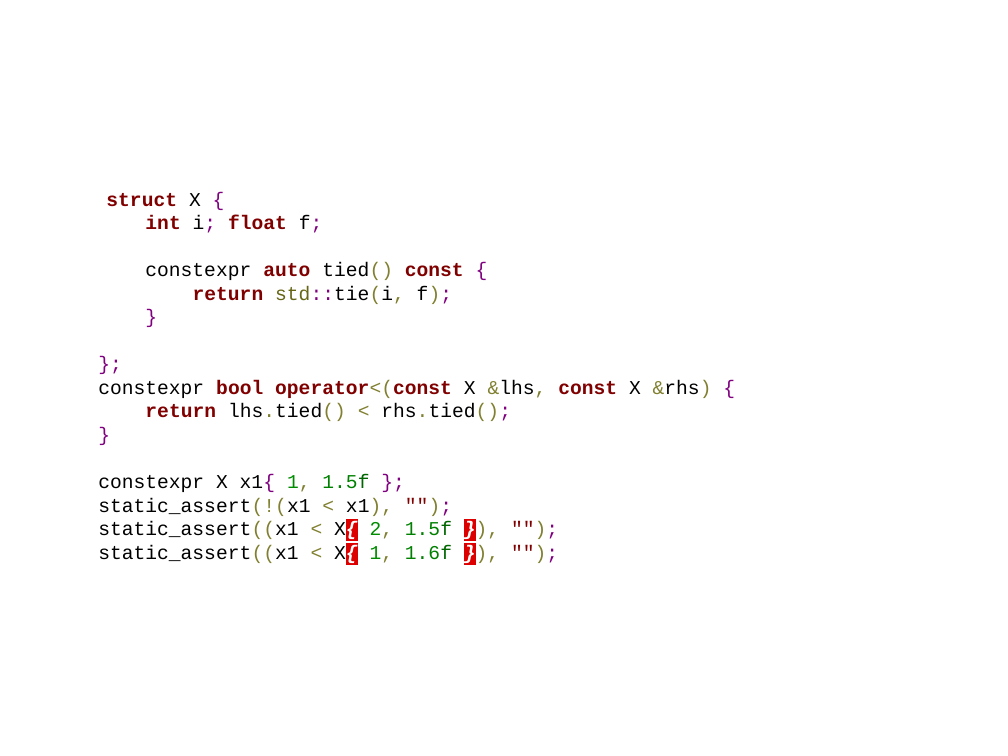
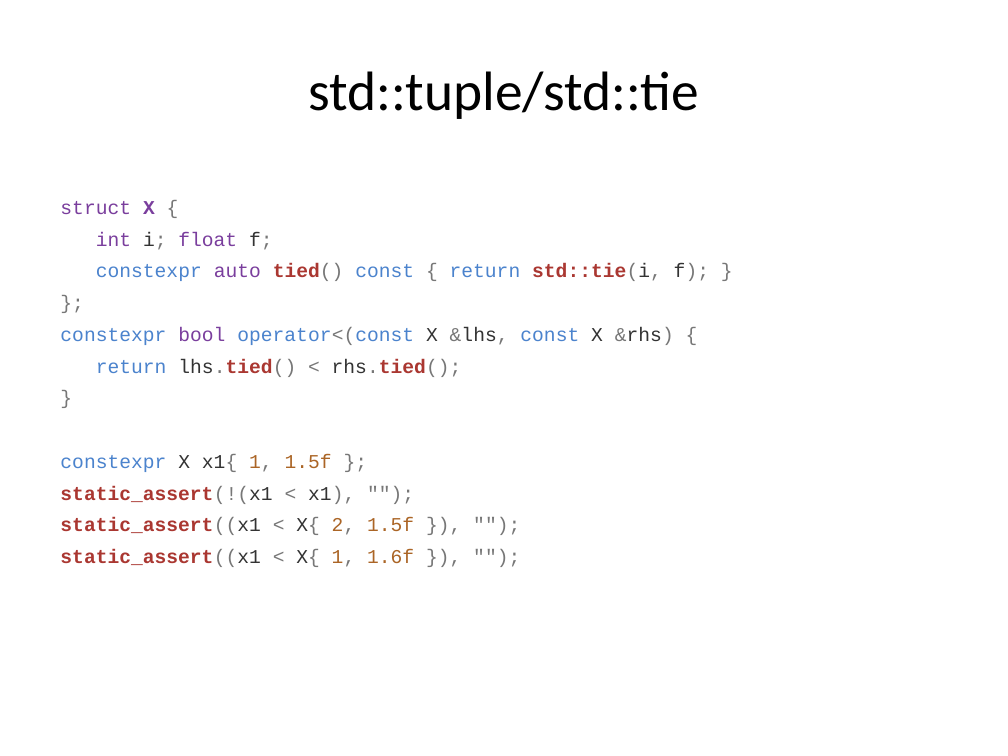
Before and after one commit to xtofl/cpp11training, a slide deck: slide 64 of slides/1.coreextensions-c11-121213071023-phpapp02-reordered.pptx (slide 53 before the commit). Drawn at 1008x756 pixels with LibreOffice and Linux fonts; fonts in the diff are those of the drawing. Boxes give left, top, right and bottom in pixels: in the first picture for what was removed or moved away, otherwise in the second. Text is boxed around its words. In the diff, an @@ line names an element or a change of style, - is before the commit and + after.

```diff
--- a/slides/1.coreextensions-c11-121213071023-phpapp02-reordered.pptx
+++ b/slides/1.coreextensions-c11-121213071023-phpapp02-reordered.pptx
@@ text added at [308, 71, 699, 119], 39.6 pt, text #000000 @@
+std::tuple/std::tie
@@ text at [60, 201, 709, 567]: text changed; text colour #000000 to #777777 @@
-struct X {
-int i; float f;
-constexpr auto tied() const {
-return std::tie(i, f);
-}
-};
-constexpr bool operator<(const X &lhs, const X &rhs) {
-return lhs.tied() < rhs.tied();
-}
-constexpr X x1{ 1, 1.5f };
-static_assert(!(x1 < x1), "");
-static_assert((x1 < X{ 2, 1.5f }), "");
-static_assert((x1 < X{ 1, 1.6f }), "");
+struct X {
+int i; float f;
+constexpr auto tied() const { return std::tie(i, f); }
+};
+constexpr bool operator<(const X &lhs, const X &rhs) {
+return lhs.tied() < rhs.tied();
+}
+constexpr X x1{ 1, 1.5f };
+static_assert(!(x1 < x1), "");
+static_assert((x1 < X{ 2, 1.5f }), "");
+static_assert((x1 < X{ 1, 1.6f }), "");
```
Also in this commit, not shown: 22 other slides changed, 11 slides added, 2 other files.
